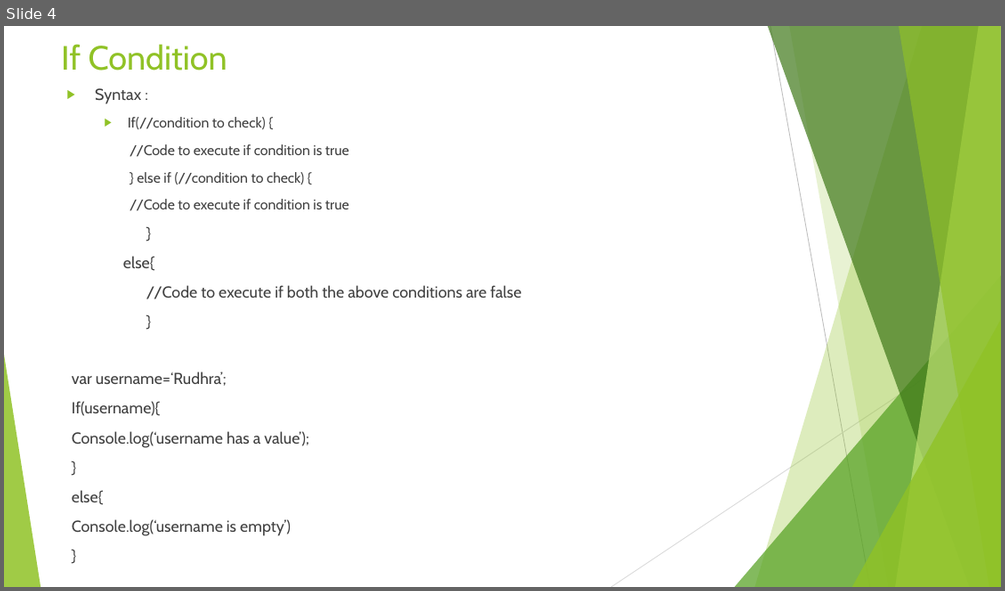
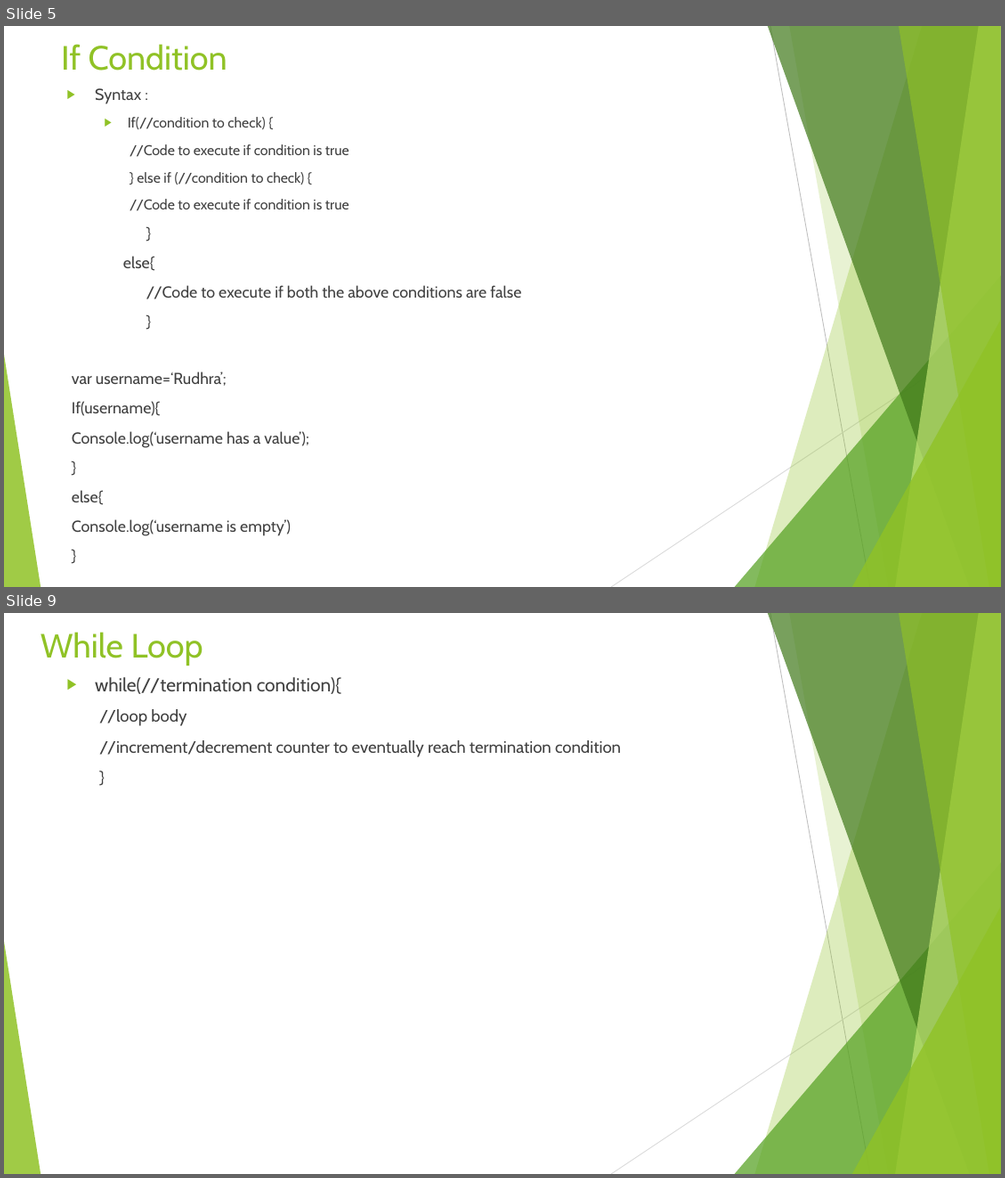
Before and after one commit to rudhrainfogain/JavaScript, a slide deck: PPT/JavaScriptTraining.pptx. Shown one above the other, each under a label of ours: slide 4 before the commit, slides 5 and 9 after it; the slides between them are not shown. The pictures are 1005x591 and 1005x1178 pixels, drawn with LibreOffice and Linux fonts; fonts in the diff are those of the drawing. Boxes give left, top, right and bottom in pixels: in the first picture for what was removed or moved away, otherwise in the second. Text is boxed around its words. In the diff, an @@ line names an element or a change of style, - is before the commit and + after.

```diff
--- a/PPT/JavaScriptTraining.pptx
+++ b/PPT/JavaScriptTraining.pptx
@@ slide 9 added at <box>4,613,1001,1174</box>, background #FFFFFF; not listed: 10 template elements that a slide beside it also shows @@
@@ title added at <box>40,632,203,666</box>, 32.4 pt, text #90C226 @@
+While Loop
@@ text added at <box>95,677,621,757</box>, 16 pt, text #404040 @@
+▶ while(//termination condition){
+  //loop body
+  //increment/decrement counter to eventually reach termination condition
+  }
@@ what was slide 4 is now slide 5 @@
```
Also in this commit, not shown: 9 other slides added, 7 other files.
